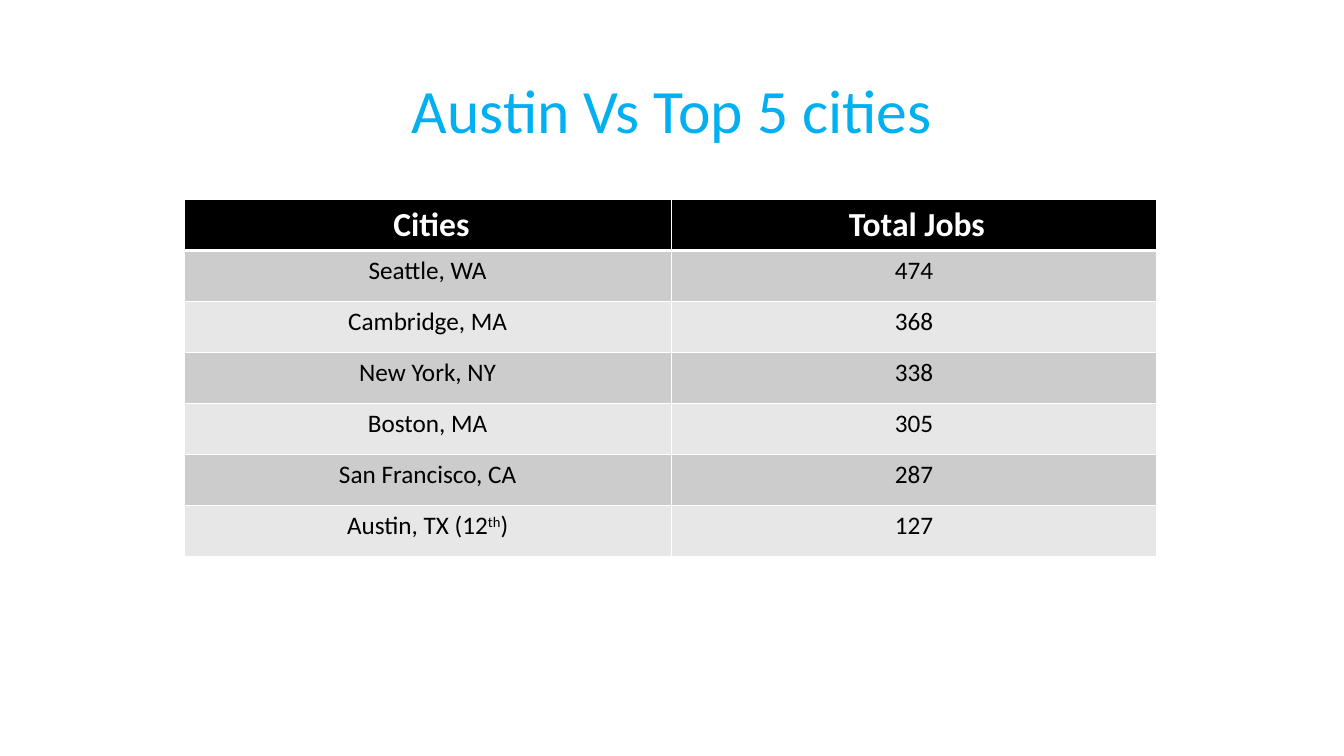
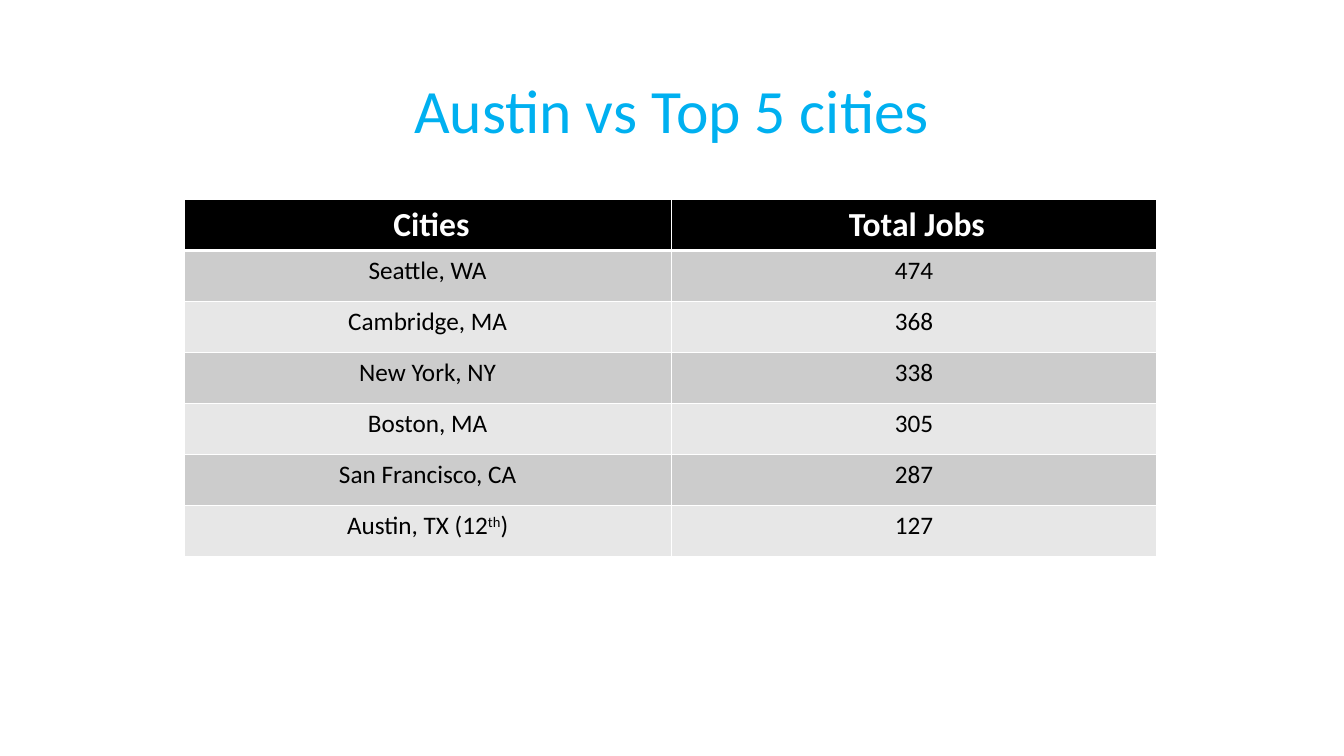
Before and after one commit to tjgrafft/DataScienceJobs_Project, a slide deck: slide 10 of presentation/Presentation.pptx (slide 11 before the commit). Drawn at 1344x756 pixels with LibreOffice and Linux fonts; fonts in the diff are those of the drawing. Boxes give left, top, right and bottom in pixels: in the first picture for what was removed or moved away, otherwise in the second. Text is boxed around its words. In the diff, an @@ line names an element or a change of style, - is before the commit and + after.

```diff
--- a/presentation/Presentation.pptx
+++ b/presentation/Presentation.pptx
@@ title at [414,90,929,143]: text changed @@
-Austin Vs Top 5 cities
+Austin vs Top 5 cities
```
Also in this commit, not shown: 5 other slides changed, 1 slide added.
